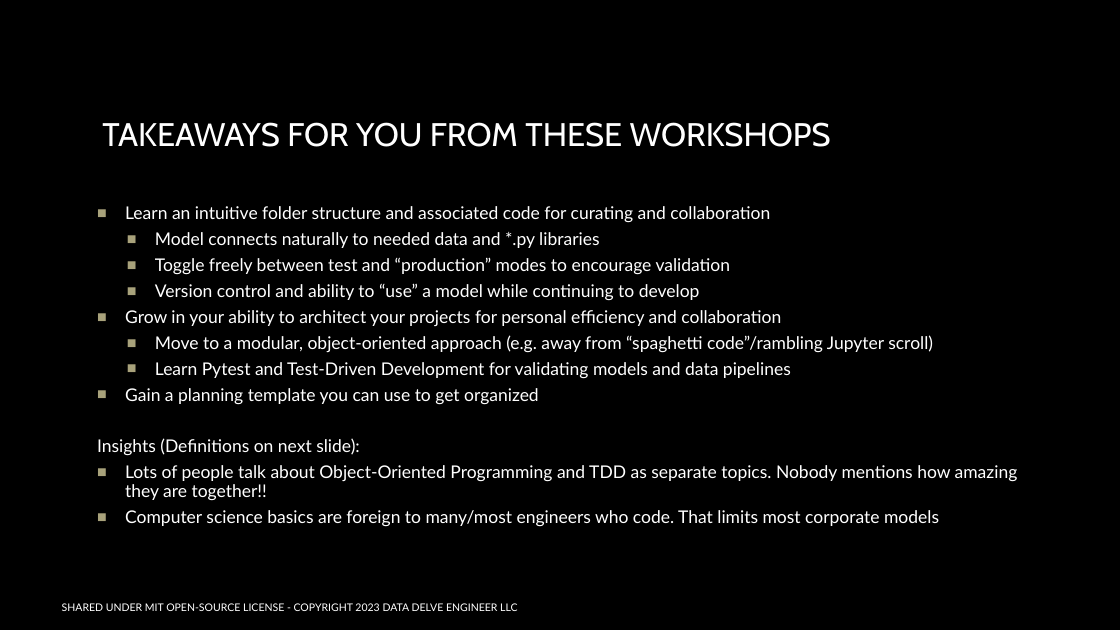
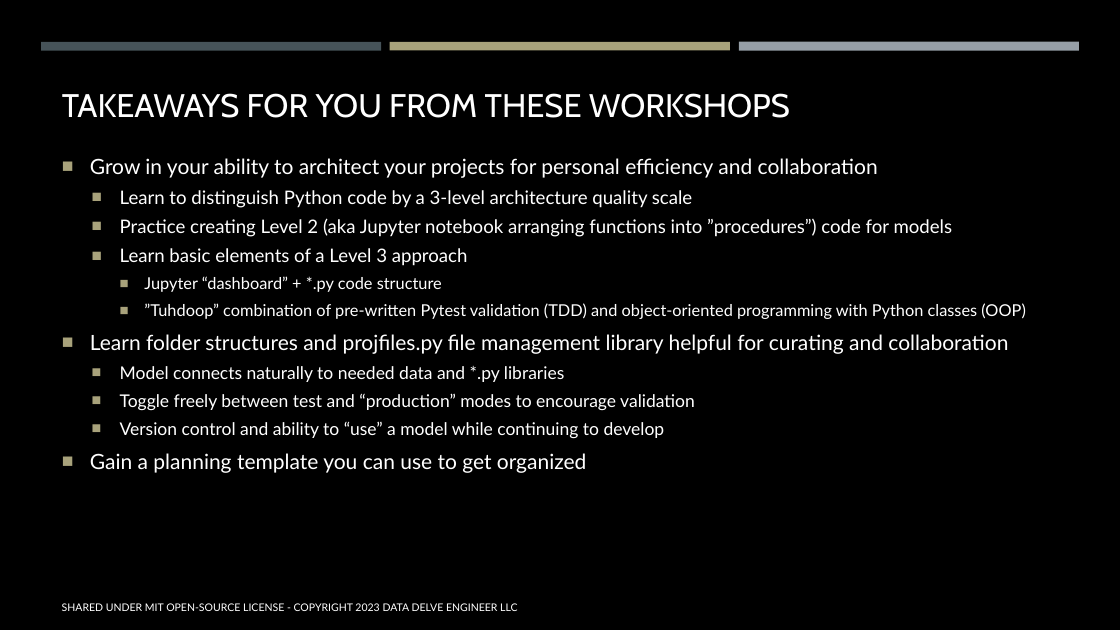
Before and after one commit to jlandgre/practical_python_for_modelers, a slide deck: slide 5 of Practical Python for Modeling.pptx (slide 4 before the commit). Drawn at 1120x630 pixels with LibreOffice and Linux fonts; fonts in the diff are those of the drawing; background and template pictures are left out. Boxes give left, top, right and bottom in pixels: in the first picture for what was removed or moved away, otherwise in the second. Text is boxed around its words. In the diff, an @@ line names an element or a change of style, - is before the commit and + after.

Commit message:
folder rearrangement and new Level 1, 2, 3 examples

```diff
--- a/Practical Python for Modeling.pptx
+++ b/Practical Python for Modeling.pptx
@@ rectangle removed at (0, 0, 1120, 630) @@
@@ rectangle added at (41, 42, 381, 50), fill #465359 @@
@@ rectangle added at (390, 42, 730, 50), fill #A8A27B @@
@@ rectangle added at (739, 42, 1079, 51), fill #969FA7 @@
@@ title "TAKEAWAYS FOR YOU FROM THESE ...": place and size @@
-title "TAKEAWAYS FOR YOU FROM THESE ..." at (102, 122, 831, 147)
+title "TAKEAWAYS FOR YOU FROM THESE ..." at (62, 93, 790, 118)
@@ text "Grow in your ability to ...": place and size @@
-text "Grow in your ability to ..." at (97, 206, 1018, 526)
+text "Grow in your ability to ..." at (90, 158, 1025, 473)
@@ text at (90, 158, 1025, 354): text changed; size 15 to 16 pt @@
-■ Learn an intuitive folder structure and associated code for curating and collaboration
+■ Grow in your ability to architect your projects for personal efficiency and collaboration
+  ■ Learn to distinguish Python code by a 3-level architecture quality scale
+  ■ Practice creating Level 2 (aka Jupyter notebook arranging functions into ”procedures”) code for models
+  ■ Learn basic elements of a Level 3 approach
+    ■ Jupyter “dashboard” + *.py code structure
+    ■ ”Tuhdoop” combination of pre-written Pytest validation (TDD) and object-oriented programming with Python classes (OOP)
+■ Learn folder structures and projfiles.py file management library helpful for curating and collaboration
@@ text at (125, 310, 933, 379): paragraphs removed @@
-■ Grow in your ability to architect your projects for personal efficiency and collaboration
-  ■ Move to a modular, object-oriented approach (e.g. away from “spaghetti code”/rambling Jupyter scroll)
-  ■ Learn Pytest and Test-Driven Development for validating models and data pipelines
@@ text at (90, 366, 695, 473): size 15 to 18 pt in "Gain a planning template you can use ..."; line spacing 0.9 to 1; line spacing 0.9 to 1.1 @@
@@ text at (97, 438, 1018, 526): paragraphs removed @@
-Insights (Definitions on next slide):
-■ Lots of people talk about Object-Oriented Programming and TDD as separate topics. Nobody mentions how amazing they are together!!
-■ Computer science basics are foreign to many/most engineers who code. That limits most corporate models
```
Also in this commit, not shown: 1 other slide changed, 3 slides added, 19 other files.
